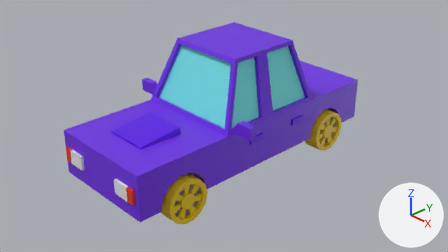
Before and after pictures for a commit that changed the Blender file car (2).blend.
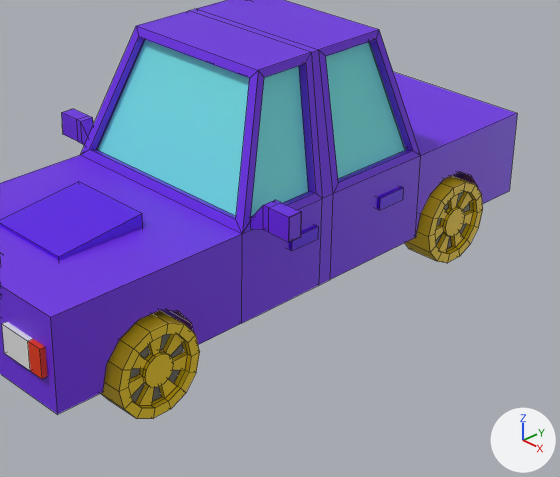
Each version is shown from the file's camera 'Camera', then close up on the part from 25% to 84% of the width and 10% to 100% of the height. The lights are fixed; the arrows at lower right show +X, +Y and +Z. The close-ups show mesh edges as thin lines.

Script lines for the objects in view, before the commit:
```python
me_cube_001 = bpy.data.meshes.new('Cube.001')
me_cube_001.from_pydata(...)  # 12 vertices, 10 faces; spans x -1.0..1.0, y -1.0..1.0, z -1.0..1.0
# faces by material slot: [6, 4]
me_cube_001.materials.append(mat_light_1)  # white #e7e7e7
me_cube_001.materials.append(mat_material)  # orange #e73500
me_cylinder_007 = bpy.data.meshes.new('Cylinder.007')
me_cylinder_007.from_pydata(...)  # 112 vertices, 100 faces; spans x -0.97..0.97, y -1.0..1.0, z -1.0..1.0
# faces by material slot: [93, 7]
me_cylinder_007.materials.append(mat_light_2)  # yellow #e7c40c
me_cylinder_007.materials.append(mat_material_002)  # grey #6e6f70
me_cylinder_008 = bpy.data.meshes.new('Cylinder.008')
me_cylinder_008.from_pydata(...)  # 112 vertices, 100 faces; spans x -0.97..0.97, y -1.0..1.0, z -1.0..1.0
# faces by material slot: [93, 7]
me_cylinder_008.materials.append(mat_light_2)  # yellow #e7c40c
me_cylinder_008.materials.append(mat_material_001)  # dark grey #6b6b6b
ob_cube_001 = bpy.data.objects.new('Cube.001', me_cube_001)
ob_cube_001.location = (0.685, -2.555, 0.0)
ob_cube_001.scale = (0.228, 0.122, 0.122)
_m = ob_cube_001.modifiers.new('Mirror', 'MIRROR')
_m.mirror_object = ob_cube
ob_cylinder_004 = bpy.data.objects.new('Cylinder.004', me_cylinder_007)
ob_cylinder_004.location = (0.939, -1.773, -0.376)
ob_cylinder_004.rotation_euler = (0.0, 1.571, 0.0)  # degrees (0, 90, 0)
ob_cylinder_004.scale = (0.386, 0.386, 0.163)
_m = ob_cylinder_004.modifiers.new('Mirror', 'MIRROR')
_m.mirror_object = ob_cube
ob_cylinder_005 = bpy.data.objects.new('Cylinder.005', me_cylinder_008)
ob_cylinder_005.location = (0.93, 1.708, -0.376)
ob_cylinder_005.rotation_euler = (0.0, 1.571, 0.0)  # degrees (0, 90, 0)
ob_cylinder_005.scale = (0.386, 0.386, 0.163)
_m = ob_cylinder_005.modifiers.new('Mirror', 'MIRROR')
_m.mirror_object = ob_cube
# also in view: 'Cube.002' at (0.0, -0.69, 0.52); 'Cube.005' at (0.0, -1.72, 0.11); 'Cube' at (0.0, 0.0, 0.56)
```
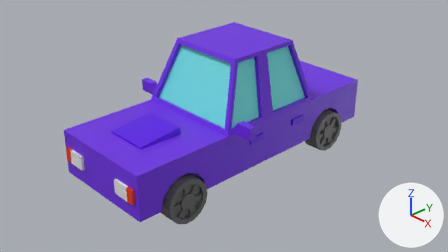
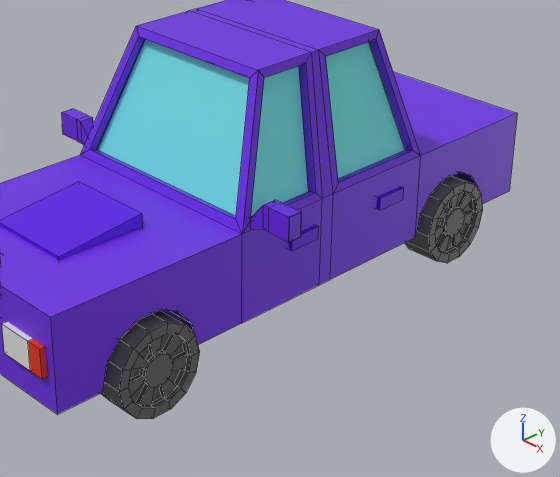
Changed parts and their boxes [x1, y1, x2, y2] in the close-ups (560 x 477 px):
part 1 of me_cylinder_007, built on: [101, 354, 174, 409] in both
part 2 of me_cylinder_007, recoloured (yellow to grey): [100, 310, 200, 419] in both
part 3 of me_cylinder_007, recoloured: [130, 334, 184, 403] in both
part 4 of me_cylinder_008, recoloured (yellow to grey): [405, 175, 483, 263] in both

The edits, one by one:
me_cylinder_007 is used by ob_cylinder_004; location (0.939, -1.773, -0.376); rotation (0.0, 1.571, 0.0), in degrees (0, 90, 0); scale (0.386, 0.386, 0.163).
me_cylinder_007 had 112 vertices, 100 faces and spanned x -0.97..0.97, y -1.0..1.0, z -1.0..1.0.
me_cylinder_007 now has 118 vertices, 105 faces and spans x -0.97..0.97, y -1.0..1.0, z -1.0..1.0.
Part 1, on me_cylinder_007:
7 faces are deleted.
6 vertices are added at (0.0, -1.0, -1.0), (0.0, -1.0, 1.0), (0.0, -0.78, 1.0), (0.0, -0.78, 0.75), (0.0, -0.35, 0.75), (0.0, -0.35, 0.92).
5 new faces join them, mat_light_2 (yellow #e7c40c).
7 new faces join them, mat_material_001 (dark grey #646464).
me_cylinder_007 part 2: 86 faces spanning x -0.97..0.97, y -1.0..1.0, z -1.0..1.0 switch from mat_light_2 (yellow #e7c40c) to mat_material_001 (dark grey #646464).
me_cylinder_007 part 3: 7 faces spanning x -0.76..0.76, y -0.78..0.78, z 0.51 switch from mat_material_002 (grey #6e6f70) to mat_material_001 (dark grey #646464).
me_cylinder_008 has 112 vertices, 100 faces and spans x -0.97..0.97, y -1.0..1.0, z -1.0..1.0.
me_cylinder_008 is used by ob_cylinder_005; location (0.93, 1.708, -0.376); rotation (0.0, 1.571, 0.0), in degrees (0, 90, 0); scale (0.386, 0.386, 0.163).
me_cylinder_008 part 4: all 93 faces that had it switch from mat_light_2 (yellow #e7c40c) to mat_material_001 (dark grey #646464).
